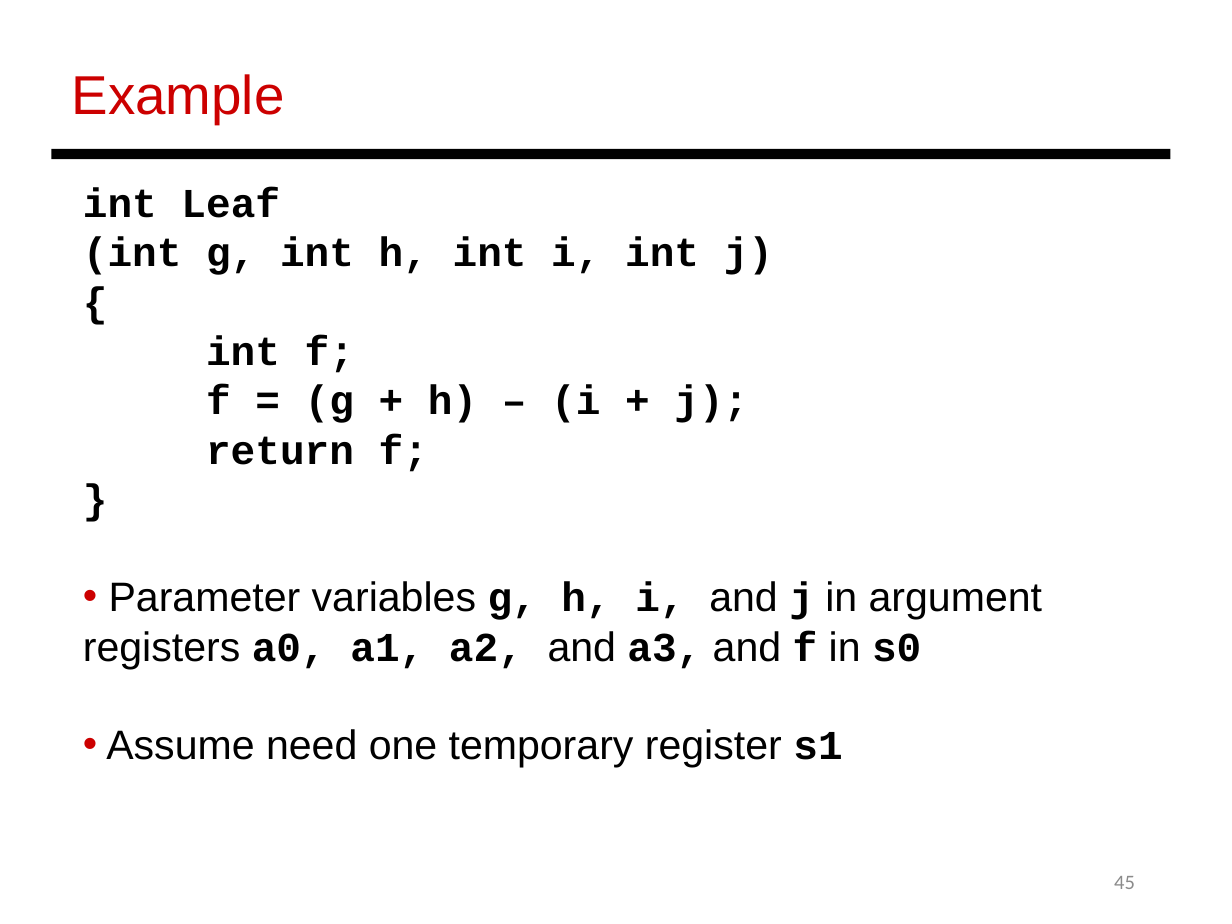
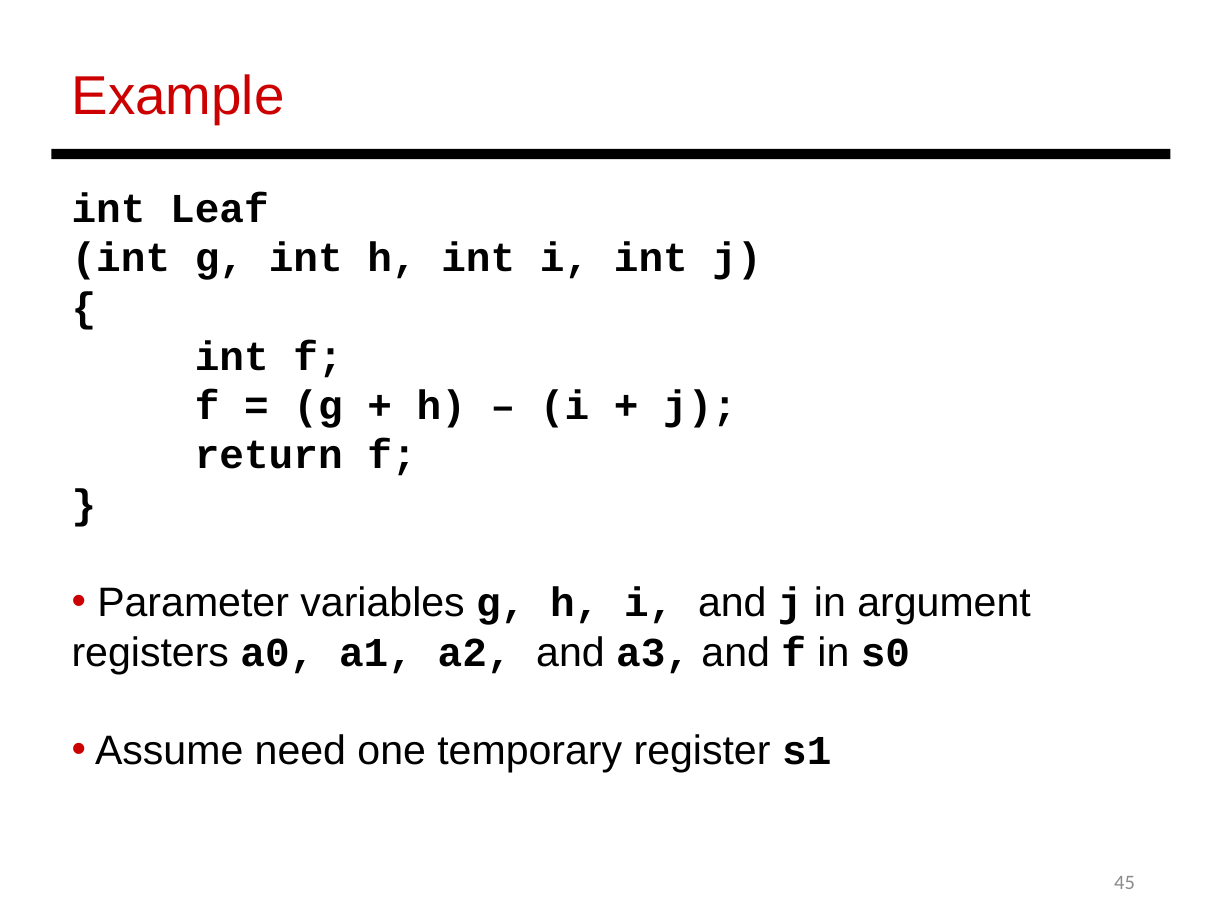
Before and after one commit to LjBLincoln/Computer-Organization, a slide deck: slide 45 of PPT/L4-isa.pptx. Drawn at 1232x924 pixels with LibreOffice and Linux fonts; fonts in the diff are those of the drawing. Boxes give left, top, right and bottom in pixels: in the first picture for what was removed or moved away, otherwise in the second. Text is boxed around its words. In the diff, an @@ line names an element or a change of style, - is before the commit and + after.

```diff
--- a/PPT/L4-isa.pptx
+++ b/PPT/L4-isa.pptx
@@ text "int Leaf (int g, int ...": place and size @@
-text "int Leaf (int g, int ..." at [83, 187, 1042, 768]
+text "int Leaf (int g, int ..." at [72, 192, 1030, 772]
```
Also in this commit, not shown: 1 other slide changed, 23 other files.
